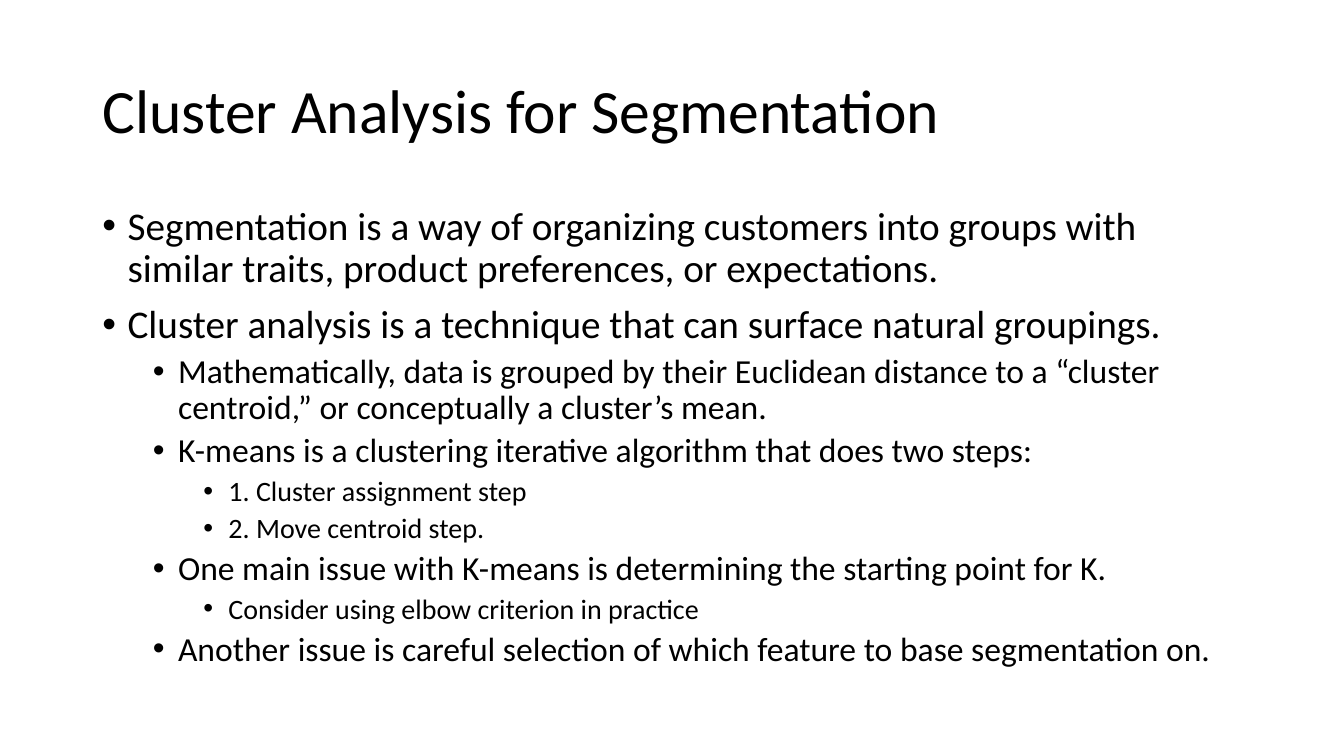
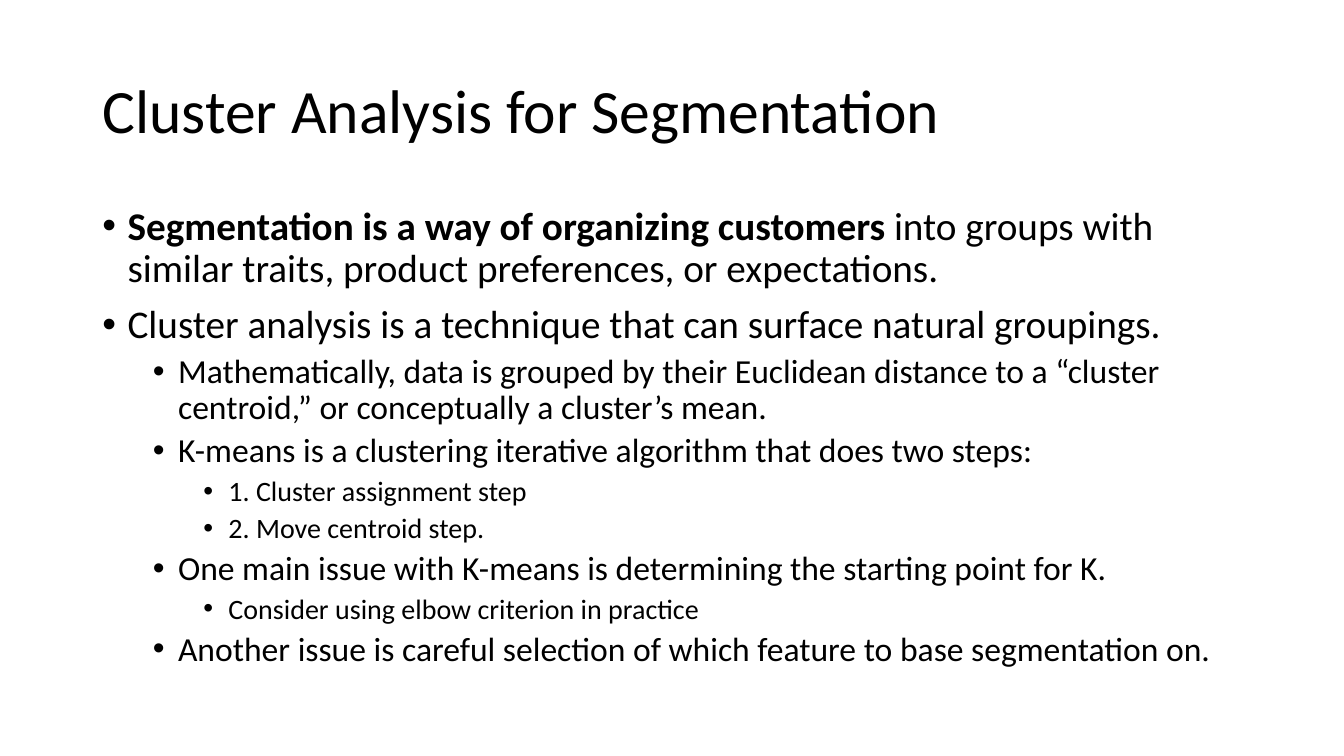
Before and after one commit to ginobaltazar7/MarketingDS, a slide deck: slide 3 of Marketing Analytics.pptx. Drawn at 1344x756 pixels with LibreOffice and Linux fonts; fonts in the diff are those of the drawing. Boxes give left, top, right and bottom in pixels: in the first picture for what was removed or moved away, otherwise in the second. Text is boxed around its words. In the diff, an @@ line names an element or a change of style, - is before the commit and + after.

```diff
--- a/Marketing Analytics.pptx
+++ b/Marketing Analytics.pptx
@@ text at <box>128,212,1154,289</box>: bold on in "Segmentation is a way of organizing customers" @@
```
Also in this commit, not shown: 1 slide added, 1 other file.
